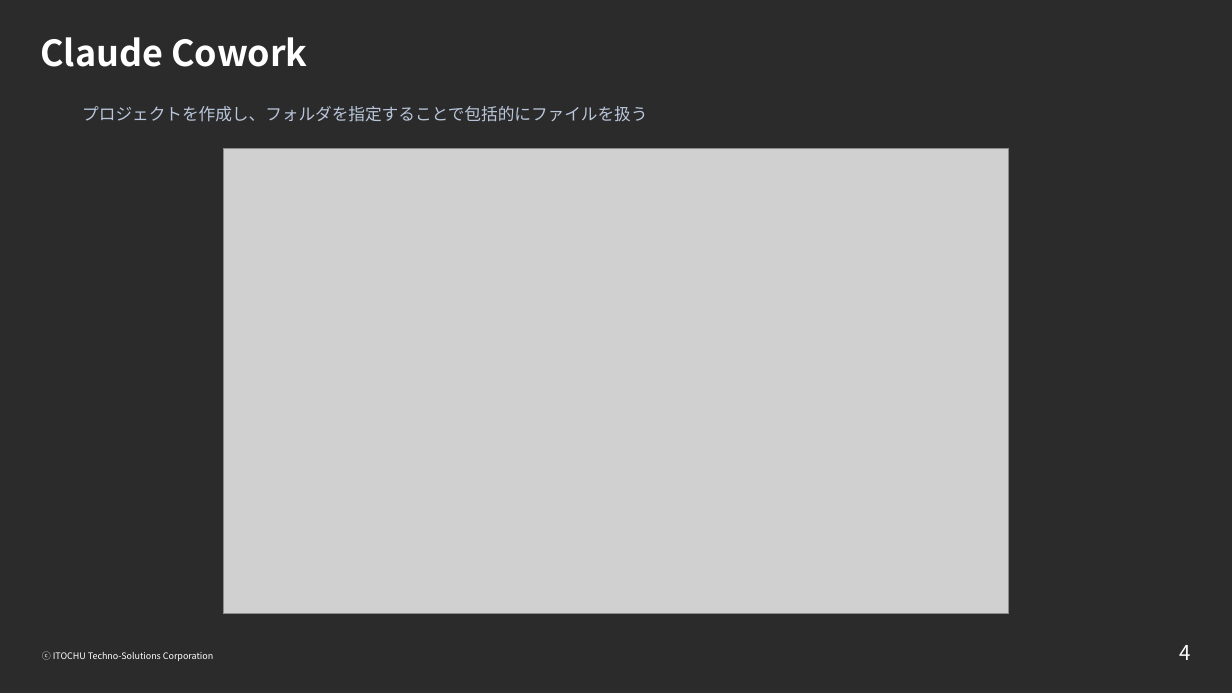
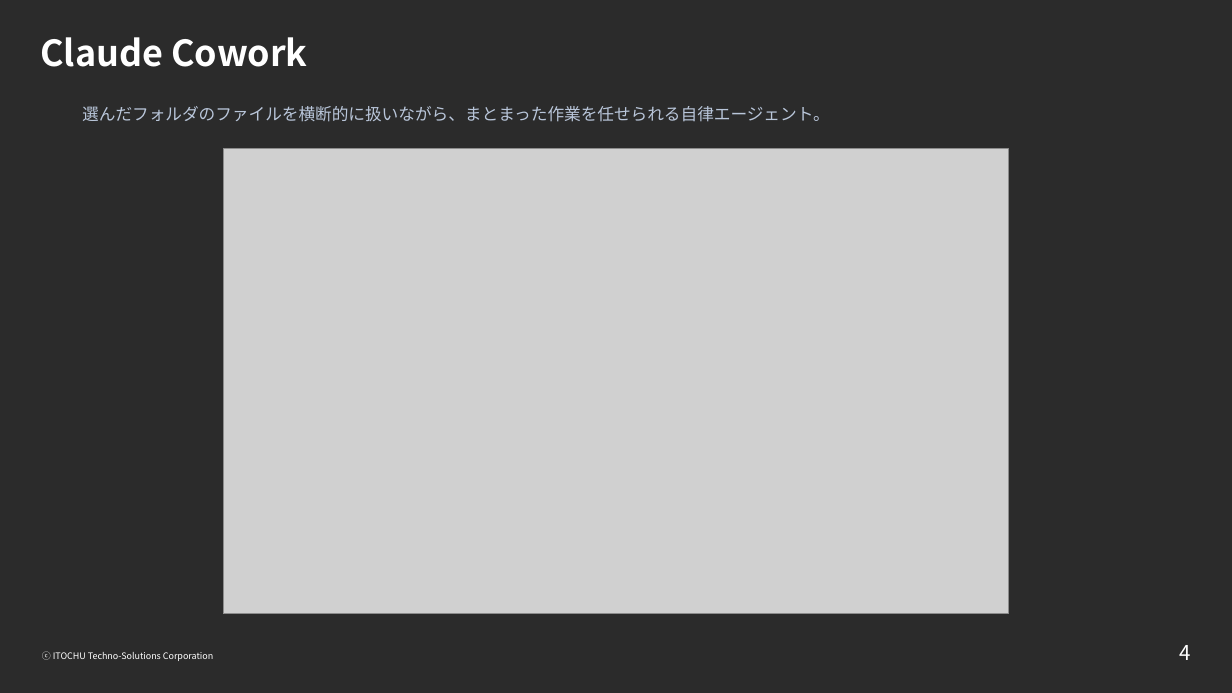
Before and after one commit to ctc-itkr/claude-hands-on, a slide deck: slide 4 of 配布/Copilot_Cowork_競合比較.pptx. Drawn at 1232x693 pixels with LibreOffice and Linux fonts; fonts in the diff are those of the drawing; grey boxes stand for pictures; background and template pictures are left out; a plain dark background stands for a picture behind light text. Boxes give left, top, right and bottom in pixels: in the first picture for what was removed or moved away, otherwise in the second. Text is boxed around its words. In the diff, an @@ line names an element or a change of style, - is before the commit and + after.

```diff
--- a/配布/Copilot_Cowork_競合比較.pptx
+++ b/配布/Copilot_Cowork_競合比較.pptx
@@ text at [82,106,830,122]: text changed @@
-プロジェクトを作成し、フォルダを指定することで包括的にファイルを扱う
+選んだフォルダのファイルを横断的に扱いながら、まとまった作業を任せられる自律エージェント。
```
Also in this commit, not shown: 2 other slides changed.
